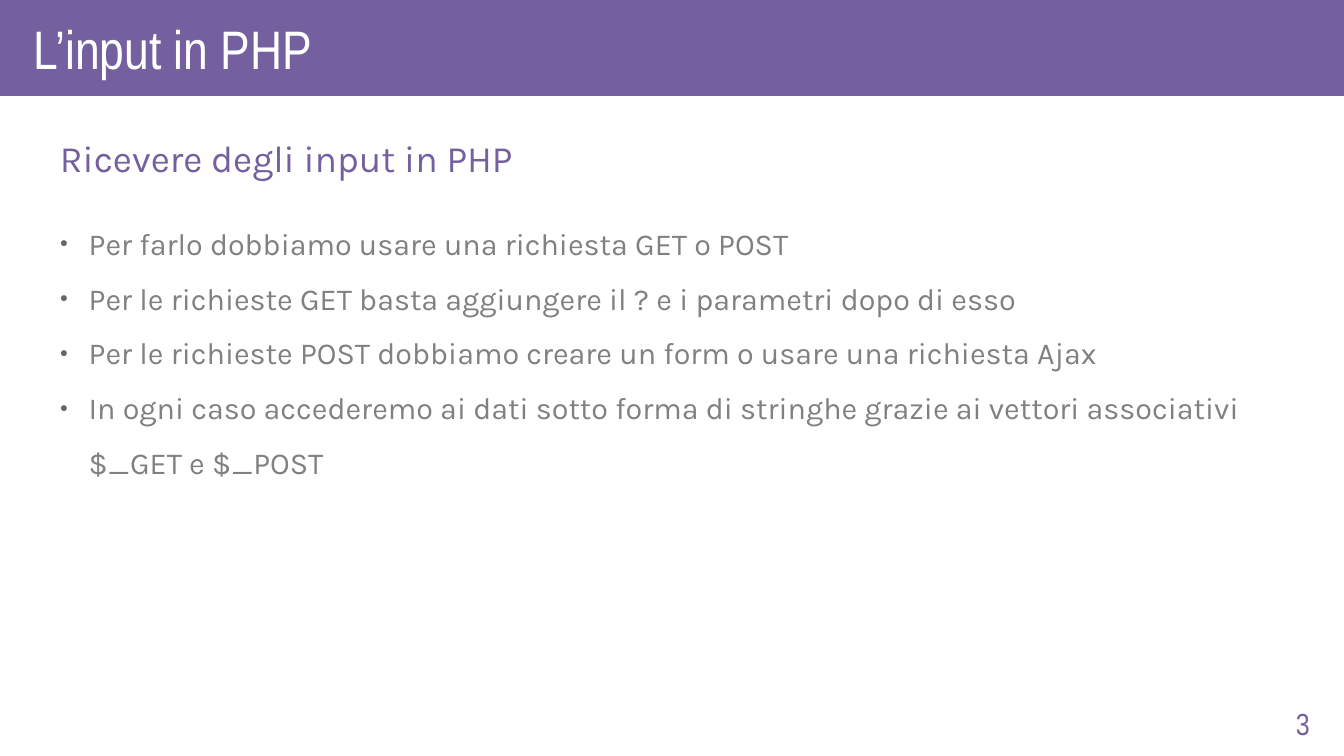
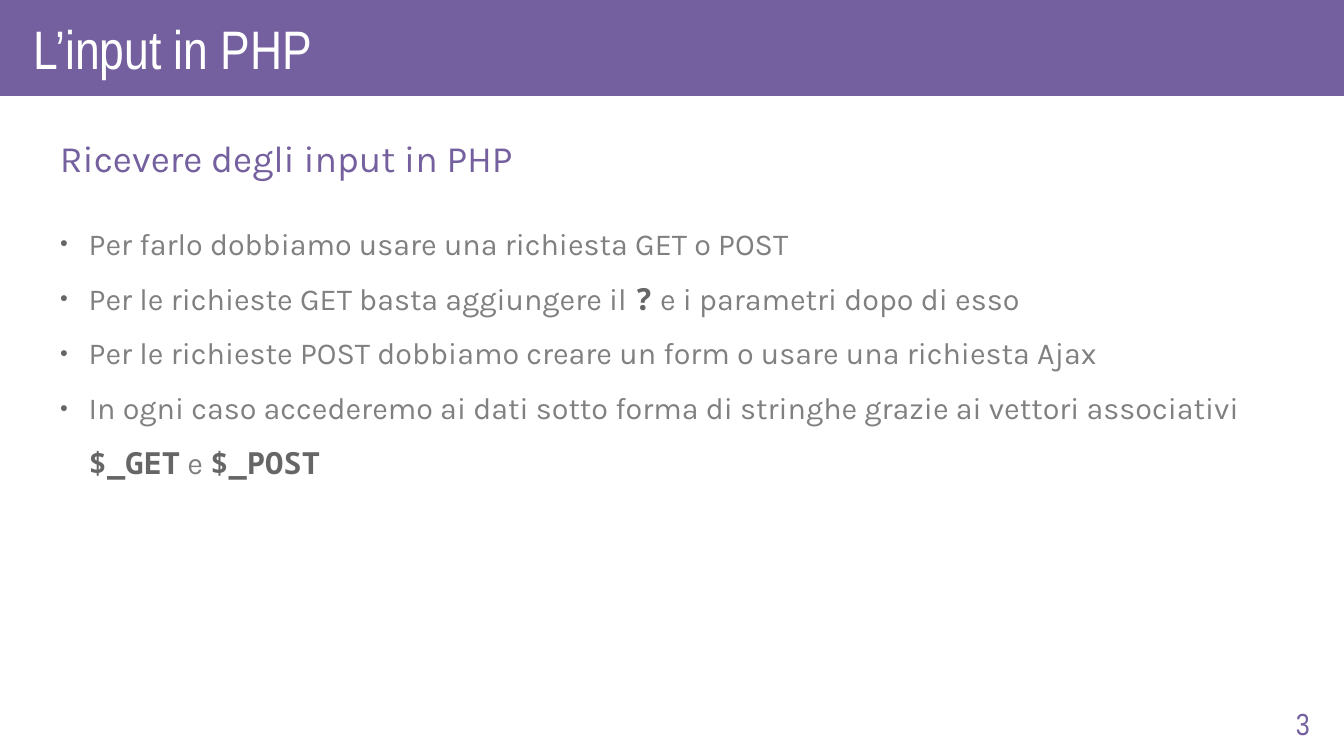
Before and after one commit to AlexF1789/corsoPHP, a slide deck: slide 3 of slide_odp/lez5.odp. Drawn at 1344x756 pixels with LibreOffice and Linux fonts; fonts in the diff are those of the drawing. Boxes give left, top, right and bottom in pixels: in the first picture for what was removed or moved away, otherwise in the second. Text is boxed around its words. In the diff, an @@ line names an element or a change of style, - is before the commit and + after.

```diff
--- a/slide_odp/lez5.odp
+++ b/slide_odp/lez5.odp
@@ text at (89,289,1239,480): font Karla to Noto Sans Mono, text colour #808080 to #666666, bold on in "?", "$_GET $_POST" @@
```
Also in this commit, not shown: 8 other slides changed, 5 slides added, 6 other files.
